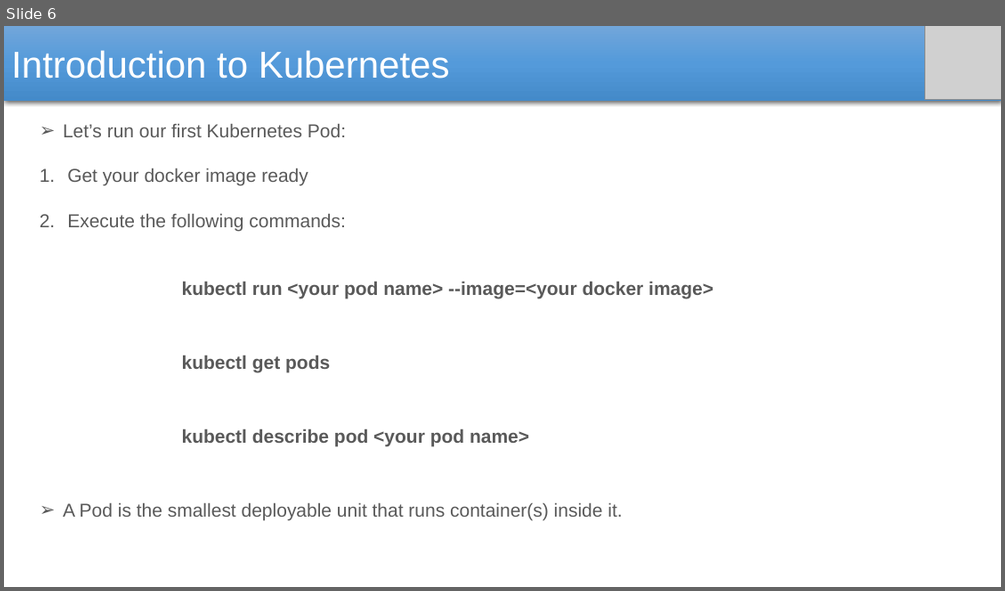
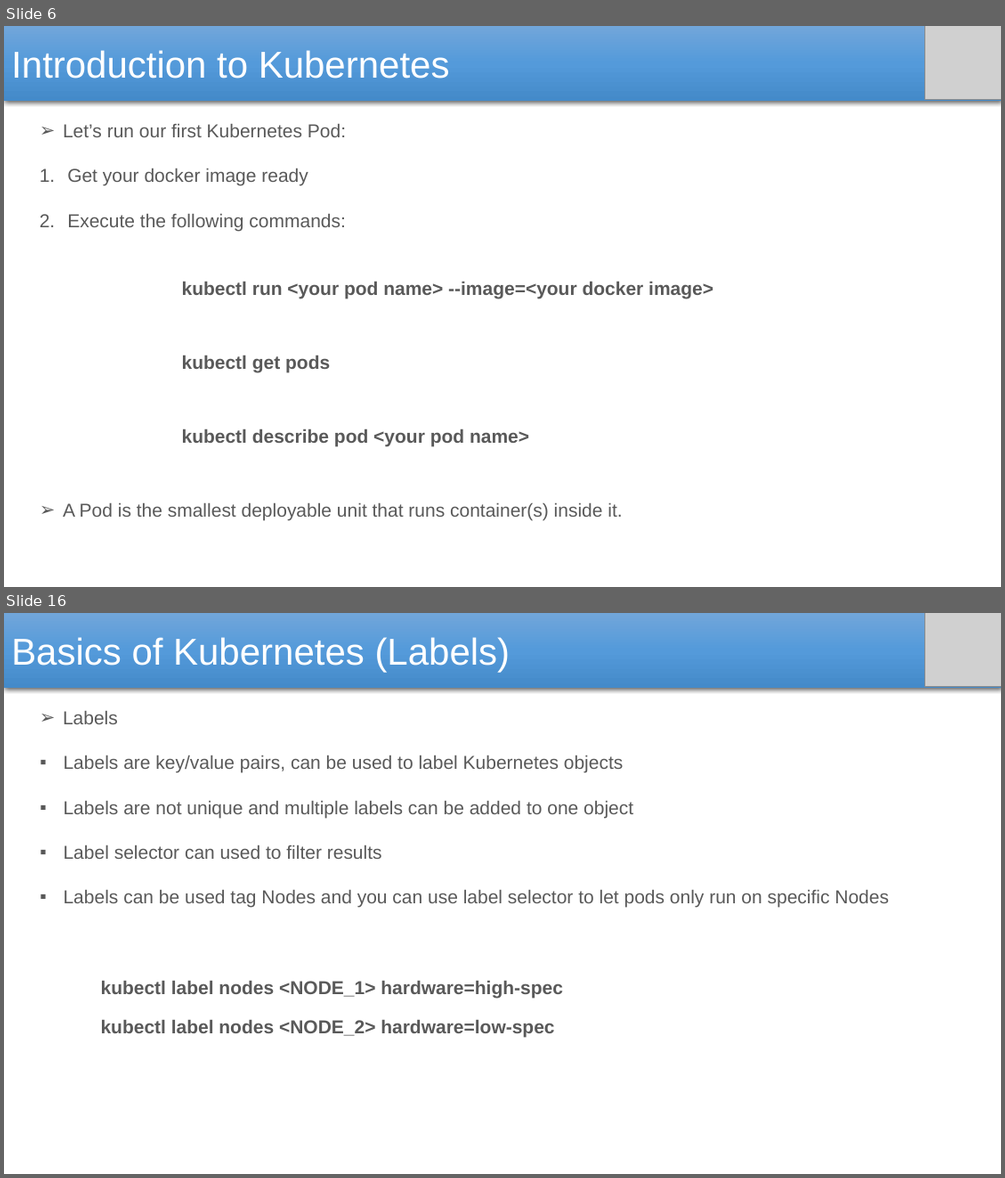
Before and after one commit to SubhadeepSen/Kubernetes-Learning, a slide deck: Kubernetes.pptx. Shown one above the other, each under a label of ours: slide 6 before the commit, slides 6 and 16 after it; the slides between them are not shown. The pictures are 1005x591 and 1005x1178 pixels, drawn with LibreOffice and Linux fonts; fonts in the diff are those of the drawing; grey boxes stand for pictures. Boxes give left, top, right and bottom in pixels: in the first picture for what was removed or moved away, otherwise in the second. Text is boxed around its words. In the diff, an @@ line names an element or a change of style, - is before the commit and + after.

```diff
--- a/Kubernetes.pptx
+++ b/Kubernetes.pptx
@@ slide 16 added at <box>4,613,1001,1174</box>, background #FFFFFF @@
@@ rectangle added at <box>4,613,1001,688</box>, fill gradient #71A6DB to #559BDB to #448ACA, 36 pt, text #FFFFFF @@
+Basics of Kubernetes (Labels)
@@ picture added at <box>925,613,1001,686</box> @@
@@ text added at <box>63,711,118,724</box>, 18 pt, text #595959 @@
+➢ Labels
@@ text added at <box>64,755,889,908</box>, 18 pt, text #595959 @@
+▪ Labels are key/value pairs, can be used to label Kubernetes objects
+▪ Labels are not unique and multiple labels can be added to one object
+▪ Label selector can used to filter results
+▪ Labels can be used tag Nodes and you can use label selector to let pods only run on specific Nodes
@@ text added at <box>101,981,563,998</box>, 18 pt, text #595959, bold @@
+kubectl label nodes <NODE_1> hardware=high-spec
@@ text added at <box>101,1020,554,1037</box>, 18 pt, text #595959, bold @@
+kubectl label nodes <NODE_2> hardware=low-spec
```
Also in this commit, not shown: 6 slides changed, 16 other slides added, 2 other files.
